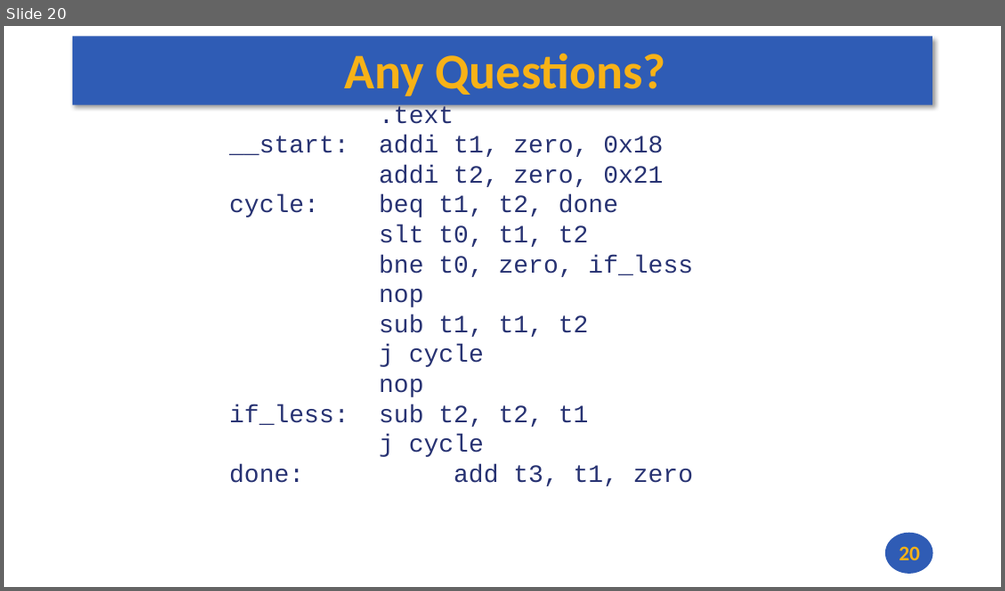
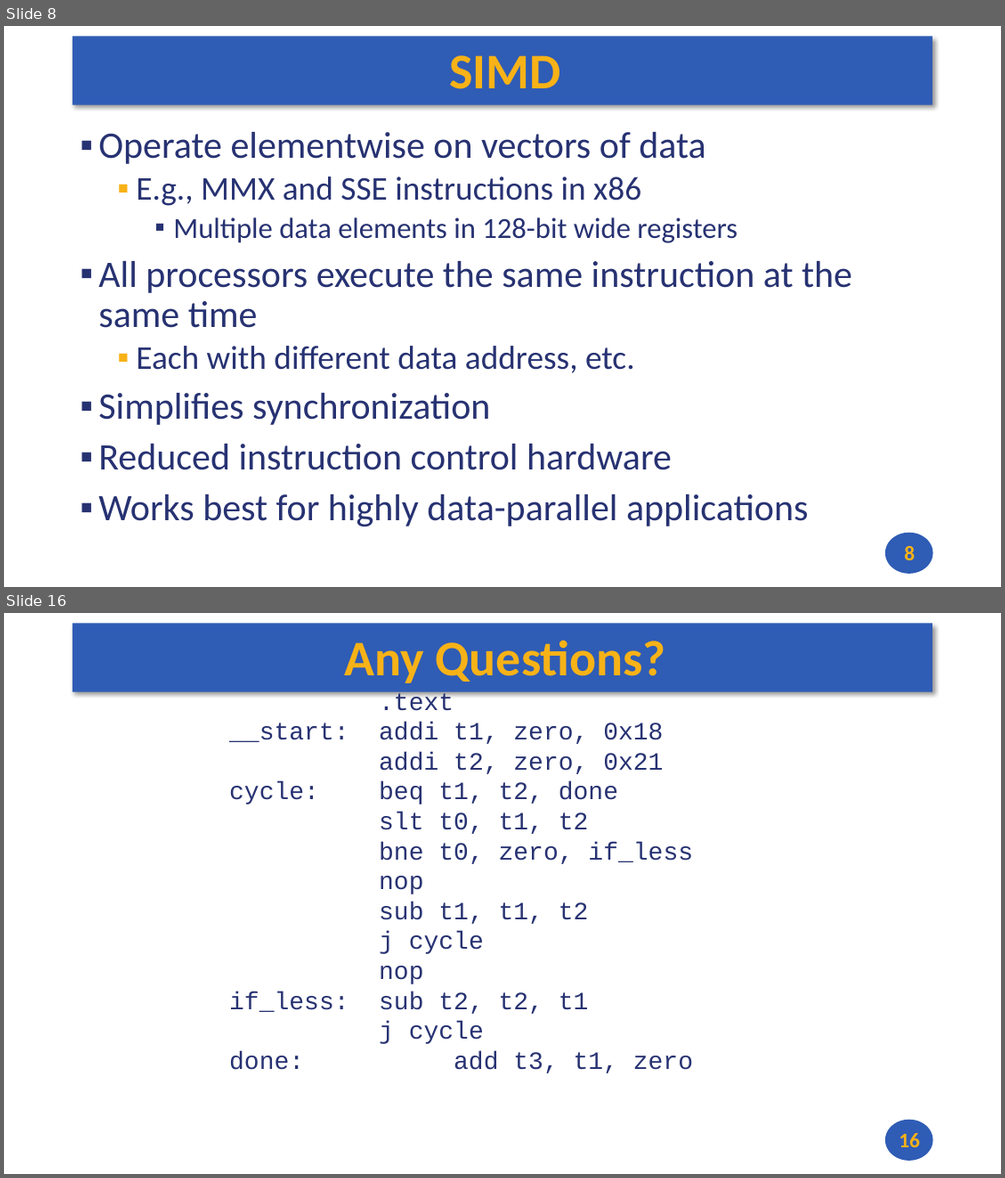
Before and after one commit to andrewt0301/hse-acos-course, a slide deck: docs/part1ca/13_DLP/CA_Lecture_13.pptx. Shown one above the other, each under a label of ours: slide 20 before the commit, slides 8 and 16 after it; the slides between them are not shown. The pictures are 1005x591 and 1005x1178 pixels, drawn with LibreOffice and Linux fonts; fonts in the diff are those of the drawing. Boxes give left, top, right and bottom in pixels: in the first picture for what was removed or moved away, otherwise in the second. Text is boxed around its words. In the diff, an @@ line names an element or a change of style, - is before the commit and + after.

```diff
--- a/docs/part1ca/13_DLP/CA_Lecture_13.pptx
+++ b/docs/part1ca/13_DLP/CA_Lecture_13.pptx
@@ slide 8 added at bbox=[4, 26, 1001, 587], background #FFFFFF; not listed: 2 template elements that a slide beside it also shows @@
@@ title added at bbox=[449, 55, 561, 89], 48 pt, text #F7B217, bold @@
+SIMD
@@ text added at bbox=[98, 132, 852, 527], 36 pt, text #273272 @@
+▪ Operate elementwise on vectors of data
+  ▪ E.g., MMX and SSE instructions in x86
+    ▪ Multiple data elements in 128-bit wide registers
+▪ All processors execute the same instruction at the same time
+  ▪ Each with different data address, etc.
+▪ Simplifies synchronization
+▪ Reduced instruction control hardware
+▪ Works best for highly data-parallel applications
@@ page number added at bbox=[904, 546, 914, 560], 20 pt, text #F7B217, bold @@
+8
@@ what was slide 20 is now slide 16 @@
@@ page number at bbox=[898, 1133, 920, 1147]: text changed @@
-20
+16
```
Also in this commit, not shown: 1 slide changed, 13 other slides added, 18 slides removed, 1 other file.
